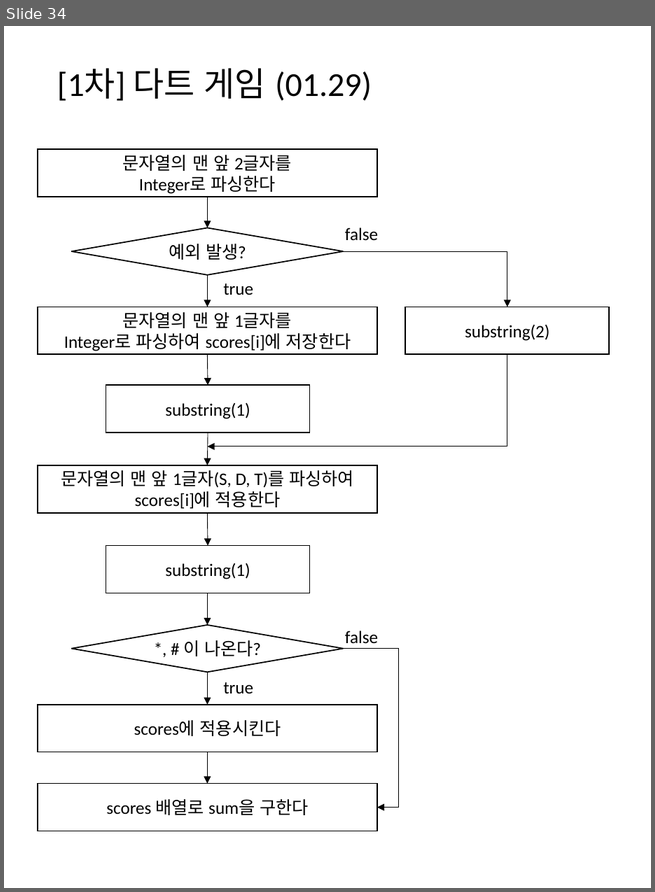
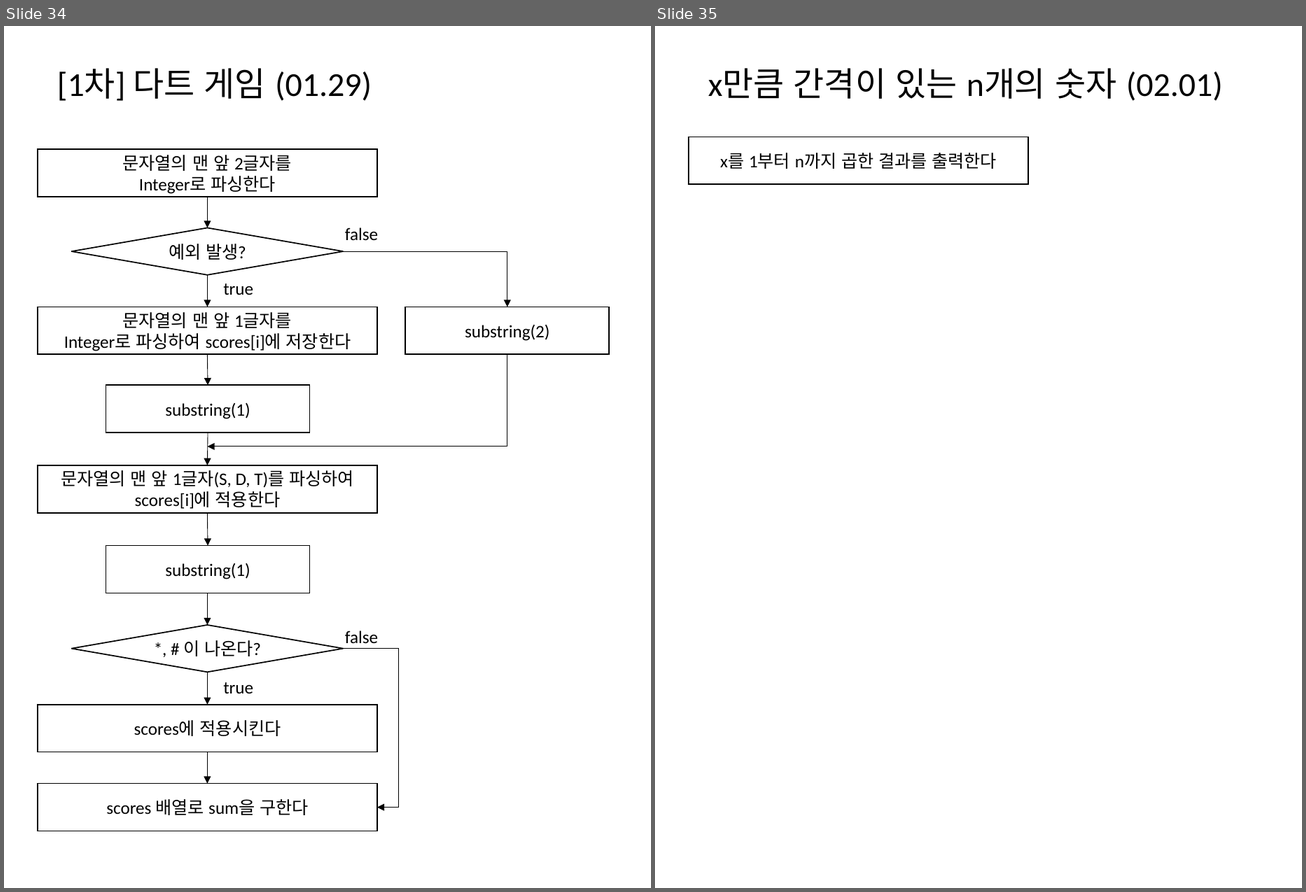
Before and after one commit to mornings9047/Algorithms_Programmers, a slide deck: 알고리즘_프로그래머스_Level01_순서도.pptx. Shown side by side, each under a label of ours: slide 34 before the commit, slides 34 and 35 after it. The pictures are 655x892 and 1306x892 pixels, drawn with LibreOffice and Linux fonts; fonts in the diff are those of the drawing. Boxes give left, top, right and bottom in pixels: in the first picture for what was removed or moved away, otherwise in the second. Text is boxed around its words. In the diff, an @@ line names an element or a change of style, - is before the commit and + after.

Commit message:
x만큼 간격이 있는 n개의 숫자

```diff
--- a/알고리즘_프로그래머스_Level01_순서도.pptx
+++ b/알고리즘_프로그래머스_Level01_순서도.pptx
@@ slide 35 added at [655, 26, 1302, 888], background #FFFFFF @@
@@ title added at [708, 68, 1223, 101], 28 pt, text #000000 @@
+x만큼 간격이 있는 n개의 숫자 (02.01)
@@ rectangle added at [689, 137, 1028, 185], outline #000000 1 pt, 14.7 pt, text #000000 @@
+x를 1부터 n까지 곱한 결과를 출력한다
```
Also in this commit, not shown: 2 other files.
